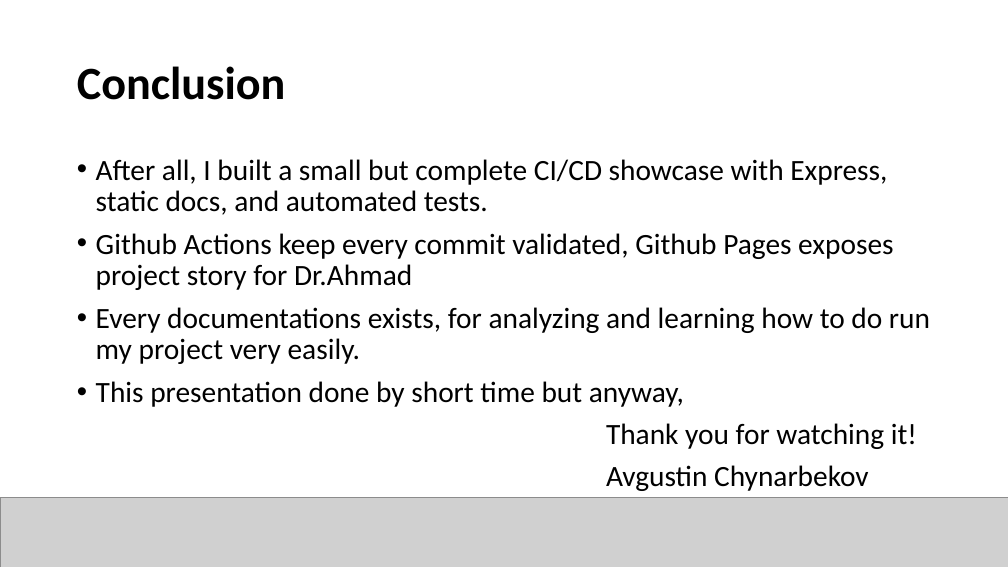
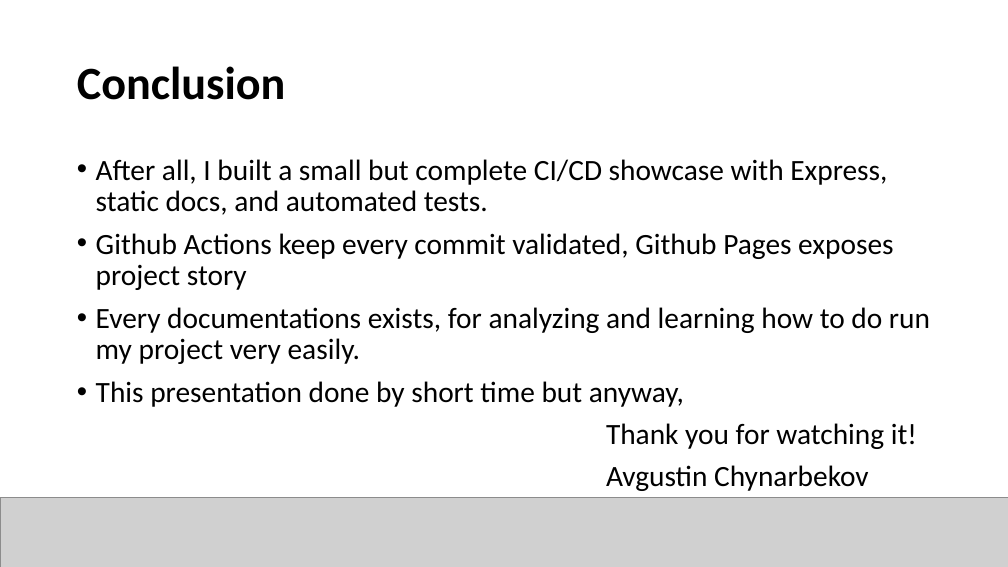
Before and after one commit to NPaugust/cloud-ci-showcase, a slide deck: slide 16 of Cloud Computing.pptx. Drawn at 1008x567 pixels with LibreOffice and Linux fonts; fonts in the diff are those of the drawing; grey boxes stand for pictures. Boxes give left, top, right and bottom in pixels: in the first picture for what was removed or moved away, otherwise in the second. Text is boxed around its words. In the diff, an @@ line names an element or a change of style, - is before the commit and + after.

Commit message:
final

```diff
--- a/Cloud Computing.pptx
+++ b/Cloud Computing.pptx
@@ text at (96,233,893,290): text changed @@
-• Github Actions keep every commit validated, Github Pages exposes project story for Dr.Ahmad
+• Github Actions keep every commit validated, Github Pages exposes project story
```
Also in this commit, not shown: 1 other slide changed.
